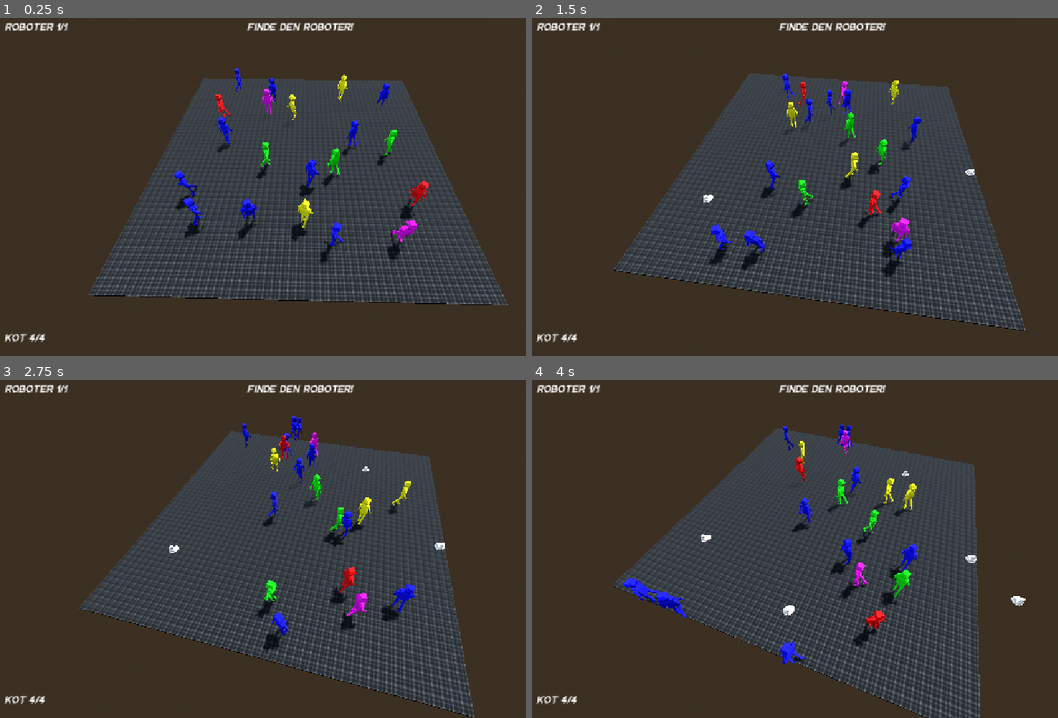
Above: before the commit, frames 1-4 (two rows, left to right).
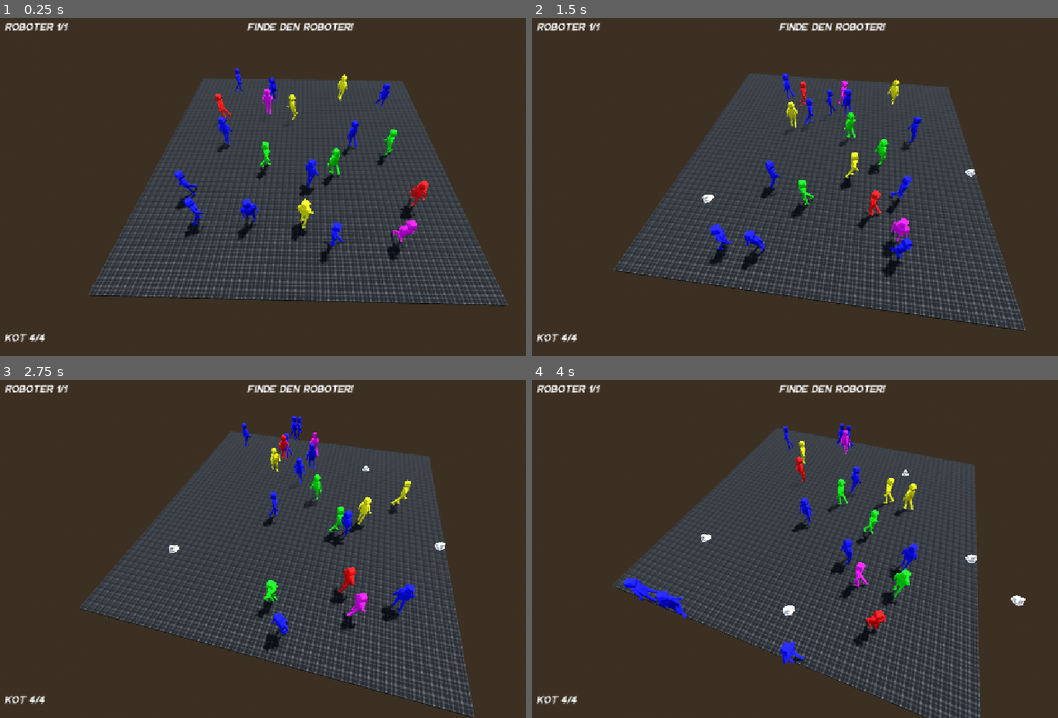
Above: after the commit, the same moments.

Repository: Argonbart/UberwachungsRame
Game: Godot game, scene res://scenes/playground.tscn
The game is run twice, just before and just after one commit, with the same random seed, the same clock (stepped at 60 frames per second) and the same inputs.
Inputs (mouse positions are in pixels of both pictures, inside the frame that each line leads up to):
- Up to frame 1 (0.25 s): no input
- Up to frame 2 (1.5 s): tap Enter at 0.5 s; move the mouse to (968, 163) at 0.52 s; hold D (move_right) 0.53-1.28 s; hold Shift (sprint) 0.53-1.28 s; click (968, 163) at 0.67 s; move the mouse to (705, 200) at 1.27 s; hold S (move_backward) from 1.28 s (still down); tap Shift (sprint) at 1.35 s; click (705, 200) at 1.42 s
- Up to frame 3 (2.75 s): move the mouse to (362, 467) at 2.02 s; release S (move_backward) at 2.03 s; hold D (move_right) from 2.03 s (still down); hold Shift (sprint) from 2.03 s (still down); click (362, 467) at 2.17 s
- Up to frame 4 (4 s): move the mouse to (800, 613) at 2.77 s; release D (move_right) at 2.78 s; release Shift (sprint) at 2.78 s; hold W (move_forward) 2.78-3.53 s; tap Shift (sprint) at 2.85 s; click (800, 613) at 2.92 s; move the mouse to (1015, 596) at 3.52 s; hold A (move_left) from 3.53 s (still down); hold Shift (sprint) from 3.53 s (still down); click (1015, 596) at 3.67 s

The runs differ from the first frame. In frame 1, 1.0% of the frame differs, in the area x 17-97%, y 14-86%; in frame 2, 1.0%; in frame 3, 1.0%, in the area x 14-91%, y 10-100%; in frame 4, 1.0%.

Commit message:
Update UI node tree

Diff:
--- a/playground/archive/human_old.gd
+++ /dev/null
@@ -1,115 +0,0 @@
-extends CharacterBody3D
-
-
-# enums
-enum WanderType {
-	HUMAN,
-	ROBOT,
-}
-
-
-# exports
-@export var wander_type: WanderType
-@export var mob_speed: float = 4.0
-@export var max_force: float = 0.4
-@export var timer_refresh_rate: float = 0.5  # seconds
-@export var wander_ring_distance: float = 5.0
-@export var wander_ring_radius: float = 2.0
-
-
-# variables
-var acceleration: Vector3 = Vector3.ZERO
-var target_position: Vector3
-var displacement: Vector3 = Vector3.ZERO
-var timer: Timer
-
-
-func _ready():
-
-	# create refresh timer
-	timer = Timer.new()
-	timer.wait_time = timer_refresh_rate
-	timer.autostart = true
-	timer.timeout.connect(refresh_direction)
-	self.add_child(timer)
-
-	# set initial values
-	refresh_direction()
-	velocity = Vector3.FORWARD.rotated(Vector3.UP, randf_range(0, TAU)) * mob_speed
-
-
-func _physics_process(delta):
-
-	# check wander type
-	if wander_type == WanderType.ROBOT:
-		acceleration = wander_robot()
-	else:
-		acceleration = wander_human()
-
-	# set velocity
-	velocity += acceleration
-	if velocity.length() > mob_speed:
-		velocity = velocity.normalized() * mob_speed
-
-	# move unit
-	move_and_slide()
-
-	# rotate unit to moving direction
-	if velocity.length() > 0.1:
-		var move_dir = velocity.normalized()
-		move_dir.y = 0
-		var current_rotation = rotation.y
-		var target_rotation = atan2(-move_dir.x, -move_dir.z)  # Godot faces -Z
-		rotation.y = lerp_angle(current_rotation, target_rotation, delta * 8.0)
-
-	# wrapping
-	var pos = global_transform.origin
-	if pos.x > 50: pos.x = -50
-	if pos.x < -50: pos.x = 50
-	if pos.z > 50: pos.z = -50
-	if pos.z < -50: pos.z = 50
-	global_transform.origin = pos
-
-
-func seek(target: Vector3) -> Vector3:
-	var desired = target - global_transform.origin
-	desired.y = 0  # Flatten to X-Z plane
-	desired = desired.normalized() * mob_speed
-	var steer = desired - velocity
-	if steer.length() > max_force:
-		steer = steer.normalized() * max_force
-	return steer
-
-
-func wander_robot() -> Vector3:
-
-	var target_distance = target_position - global_transform.origin
-	target_distance.y = 0  # Flatten to X-Z plane
-	if target_distance.length() < 1.0:
-		refresh_direction()
-		timer.start()
-		return Vector3.ZERO
-
-	return seek(target_position)
-
-
-func wander_human() -> Vector3:
-	var future = global_transform.origin + velocity.normalized() * wander_ring_distance
-	var offset = Vector3(wander_ring_radius, 0, 0).rotated(Vector3.UP, randf_range(0, TAU))
-	var target = future + offset
-	displacement = target
-	return seek(target)
-
-
-func refresh_direction():
-	var new_target = get_random_nav_point()
-	while (new_target - global_transform.origin).length() < 20.0:
-		new_target = get_random_nav_point()
-	target_position.y = 0.0
-	target_position = new_target
-
-
-func get_random_nav_point() -> Vector3:
-	var x = randf_range(-50, 50)
-	var z = randf_range(-50, 50)
-	return Vector3(x, 0, z)
--- a/playground/project.godot
+++ b/playground/project.godot
@@ -62,3 +62,7 @@
 "events": [Object(InputEventKey,"resource_local_to_scene":false,"resource_name":"","device":-1,"window_id":0,"alt_press …(195 unchanged characters)…
 ]
 }
+
+[rendering]
+
+anti_aliasing/quality/msaa_3d=1
--- a/playground/scenes/human.tscn
+++ b/playground/scenes/human.tscn
@@ -7,7 +7,6 @@
 radius = 0.831726
 
 [node name="Human" type="CharacterBody3D" groups=["human"]]
-transform = Transform3D(1, 0, 0, 0, 1, 0, 0, 0, 1, 0, 4.86839, 0)
 script = ExtResource("1_11jcu")
 mob_speed = 20.0
 max_force = 10.0
--- a/playground/scenes/playground.tscn
+++ b/playground/scenes/playground.tscn
@@ -121,6 +121,4 @@
 poops = NodePath("../Poops")
 poop_scene = ExtResource("6_o6wi6")
 
-[node name="CanvasLayer" type="CanvasLayer" parent="."]
-
-[node name="Control" parent="CanvasLayer" instance=ExtResource("7_emj6c")]
+[node name="UI" parent="." instance=ExtResource("7_emj6c")]
--- a/playground/scenes/robot.tscn
+++ /dev/null
@@ -1,36 +0,0 @@
-[gd_scene load_steps=4 format=3 uid="uid://kn5dclnhh47n"]
-
-[ext_resource type="Script" uid="uid://dboyksd14i5av" path="res://scripts/robot.gd" id="1_ykvnc"]
-[ext_resource type="PackedScene" uid="uid://cvpgeuhslyygj" path="res://assets/NPC.glb" id="2_ykvnc"]
-
-[sub_resource type="SphereShape3D" id="SphereShape3D_86l0o"]
-radius = 0.831726
-
-[node name="Robot" type="CharacterBody3D" groups=["robot"]]
-script = ExtResource("1_ykvnc")
-mob_speed = 20.0
-max_force = 10.0
-timer_refresh_rate = 2.0
-
-[node name="RobotCollision" type="CollisionShape3D" parent="."]
-shape = SubResource("SphereShape3D_86l0o")
-
-[node name="NPC" parent="." instance=ExtResource("2_ykvnc")]
-transform = Transform3D(-4.37114e-08, 0, 1, 0, 1, 0, -1, 0, -4.37114e-08, 0, 0, 0)
-
-[node name="Skeleton3D" parent="NPC/Armature" index="0"]
-bones/4/rotation = Quaternion(-0.167151, 0.486038, 0.235107, 0.824956)
-bones/5/rotation = Quaternion(-0.359389, -0.288865, -0.338962, 0.820062)
-bones/9/rotation = Quaternion(0.832654, 0.00279427, 0.0090111, 0.553713)
-bones/10/rotation = Quaternion(0.139147, -0.22086, -0.107183, 0.95936)
-bones/11/rotation = Quaternion(0.066799, -0.0719231, -0.533756, 0.839922)
-bones/14/rotation = Quaternion(0.00553062, -0.00120932, -0.0577964, 0.998312)
-bones/17/rotation = Quaternion(-0.469936, -0.181145, -0.307214, 0.807444)
-bones/18/rotation = Quaternion(-0.0114081, -0.00198097, 0.312925, 0.949707)
-bones/21/rotation = Quaternion(0.458523, -0.196004, 0.337043, 0.798587)
-bones/22/rotation = Quaternion(0.0114172, 0.00130614, 0.212178, 0.977163)
-
-[node name="AnimationPlayer" parent="NPC" index="1"]
-autoplay = "ArmatureAction"
-
-[editable path="NPC"]
--- a/playground/scenes/ui.tscn
+++ b/playground/scenes/ui.tscn
@@ -1,42 +1,37 @@
-[gd_scene load_steps=2 format=3 uid="uid://16jxw4ngjtvq"]
+[gd_scene load_steps=2 format=3 uid="uid://drvlvg0q4ubgb"]
 
-[ext_resource type="Theme" uid="uid://b3b2tit58isnh" path="res://fonts/ui.tres" id="1_nt7q6"]
+[ext_resource type="Theme" uid="uid://b3b2tit58isnh" path="res://fonts/ui.tres" id="1_v2lfg"]
 
-[node name="Control" type="Control"]
+[node name="UI" type="CanvasLayer"]
+
+[node name="Control" type="Control" parent="."]
 layout_mode = 3
 anchors_preset = 15
 anchor_right = 1.0
 anchor_bottom = 1.0
 grow_horizontal = 2
 grow_vertical = 2
-theme = ExtResource("1_nt7q6")
+theme = ExtResource("1_v2lfg")
 
-[node name="Vbox" type="VBoxContainer" parent="."]
-layout_mode = 1
-anchors_preset = 10
-anchor_right = 1.0
-offset_bottom = 34.0
-grow_horizontal = 2
-theme = ExtResource("1_nt7q6")
-alignment = 1
-
-[node name="MarginContainer" type="MarginContainer" parent="Vbox"]
+[node name="TopText" type="MarginContainer" parent="Control"]
 layout_mode = 2
+offset_right = 1152.0
+offset_bottom = 44.0
 theme_override_constants/margin_left = 25
 theme_override_constants/margin_top = 20
 theme_override_constants/margin_right = 25
 
-[node name="RichTextLabel" type="RichTextLabel" parent="Vbox/MarginContainer"]
+[node name="Instruction" type="RichTextLabel" parent="Control/TopText"]
 layout_mode = 2
 text = "Finde den Roboter!"
 fit_content = true
 horizontal_alignment = 1
 
-[node name="RoboterCounter" type="RichTextLabel" parent="Vbox/MarginContainer"]
+[node name="RoboterCounter" type="RichTextLabel" parent="Control/TopText"]
 layout_mode = 2
 text = "Roboter 1/1"
 
-[node name="MarginContainer" type="MarginContainer" parent="."]
+[node name="KotCounterContainer" type="MarginContainer" parent="Control"]
 layout_mode = 1
 anchors_preset = 2
 anchor_top = 1.0
@@ -46,7 +41,7 @@
 grow_vertical = 0
 theme_override_constants/margin_left = 25
 
-[node name="KotCounter" type="RichTextLabel" parent="MarginContainer"]
+[node name="KotCounter" type="RichTextLabel" parent="Control/KotCounterContainer"]
 layout_mode = 2
 text = "Kot 4/4"
 fit_content = true
--- a/playground/scripts/input_controller.gd
+++ b/playground/scripts/input_controller.gd
@@ -1,8 +1,10 @@
 extends Node
+
 
 @export var camera: Camera3D  # Assign this in the Inspector
 @export var poops: Node3D
 @export var poop_scene: PackedScene
+
 
 func _input(event):
 	if event is InputEventMouseButton and event.pressed and event.button_index == 1:  # Left click
@@ -15,11 +17,6 @@
 			var t = -ray_origin.y / ray_dir.y
 			if t > 0:
 				var hit_point = ray_origin + ray_dir * t
-				print("Hit XZ-plane at: ", hit_point)
 				var new_poop = poop_scene.instantiate()
 				new_poop.position = hit_point
 				poops.call_deferred("add_child", new_poop)
-			else:
-				print("Ray points away from the XZ-plane.")
-		else:
-			print("Ray is parallel to the XZ-plane.")
--- a/playground/scripts/robot.gd
+++ /dev/null
@@ -1,105 +0,0 @@
-extends CharacterBody3D
-
-
-# exports
-@export var debug_on: bool = false
-@export var mob_speed: float = 4.0
-@export var max_force: float = 0.4
-@export var timer_refresh_rate: float = 0.5  # seconds
-@export var wander_ring_distance: float = 5.0
-@export var wander_ring_radius: float = 2.0
-
-
-# variables
-var acceleration: Vector3 = Vector3.ZERO
-var target_position: Vector3
-var displacement: Vector3 = Vector3.ZERO
-var timer: Timer
-
-
-func _ready():
-
-	if debug_on:
-		var pink_material = StandardMaterial3D.new()
-		pink_material.albedo_color = Color.RED
-		find_child("NPC").get_child(0).get_child(0).get_child(1).material_override = pink_material
-
-	# create refresh timer
-	timer = Timer.new()
-	timer.wait_time = timer_refresh_rate
-	timer.autostart = true
-	timer.timeout.connect(refresh_direction)
-	self.add_child(timer)
-
-	# set initial values
-	refresh_direction()
-	velocity = Vector3.FORWARD.rotated(Vector3.UP, randf_range(0, TAU)) * mob_speed
-
-
-func _physics_process(delta):
-
-	# set velocity
-	velocity += wander_robot()
-	if velocity.length() > mob_speed:
-		velocity = velocity.normalized() * mob_speed
-
-	# move unit
-	move_and_slide()
-
-	# rotate unit to moving direction
-	if velocity.length() > 0.1:
-		var move_dir = velocity.normalized()
-		move_dir.y = 0
-		var current_rotation = rotation.y
-		var target_rotation = atan2(-move_dir.x, -move_dir.z)  # Godot faces -Z
-		rotation.y = lerp_angle(current_rotation, target_rotation, delta * 8.0)
-
-	# wrapping
-	var pos = global_transform.origin
-	if pos.x > 50: pos.x = -50
-	if pos.x < -50: pos.x = 50
-	if pos.z > 50: pos.z = -50
-	if pos.z < -50: pos.z = 50
-	global_transform.origin = pos
-
-
-func seek(target: Vector3) -> Vector3:
-	var desired = target - global_transform.origin
-	desired.y = 0  # Flatten to X-Z plane
-	desired = desired.normalized() * mob_speed
-	var steer = desired - velocity
-	if steer.length() > max_force:
-		steer = steer.normalized() * max_force
-	return steer
-
-
-func wander_robot() -> Vector3:
-	var target_distance = target_position - global_transform.origin
-	target_distance.y = 0  # Flatten to X-Z plane
-	if target_distance.length() < 1.0:
-		refresh_direction()
-		timer.start()
-		return Vector3.ZERO
-	return seek(target_position)
-
-
-func refresh_direction():
-	var new_target = get_random_nav_point()
-	while (new_target - global_transform.origin).length() < 20.0:
-		new_target = get_random_nav_point()
-	new_target.y = 0.0
-	target_position = new_target
-
-
-func get_random_nav_point() -> Vector3:
-	var x = randf_range(-50, 50)
-	var z = randf_range(-50, 50)
-	return Vector3(x, 0, z)
-
-
-func entered_poop(poop):
-	pass
-
-
-func exited_poop(poop):
-	pass
Not shown, removed: playground/archive/human_old.gd.uid
Not shown: 1 places in playground/scenes/playground.tscn that only renumber resources
Not shown, removed: playground/scripts/robot.gd.uid
